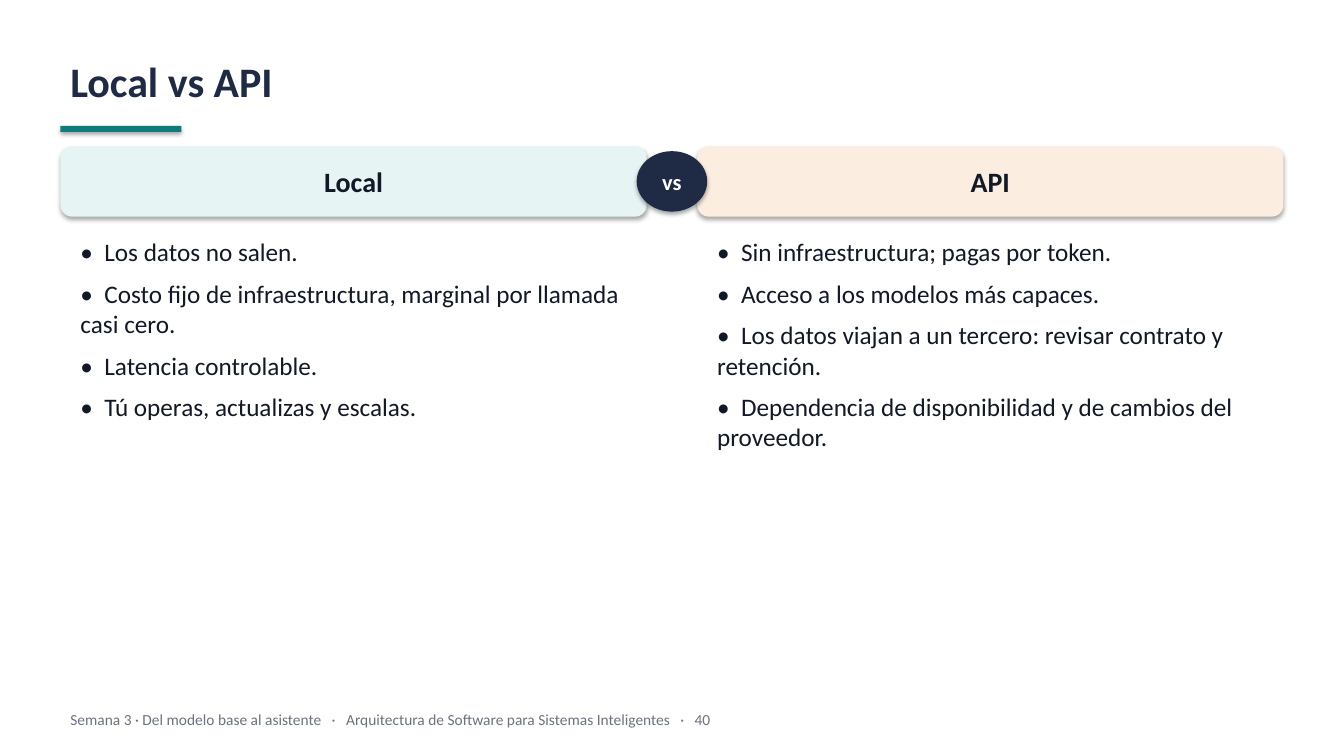
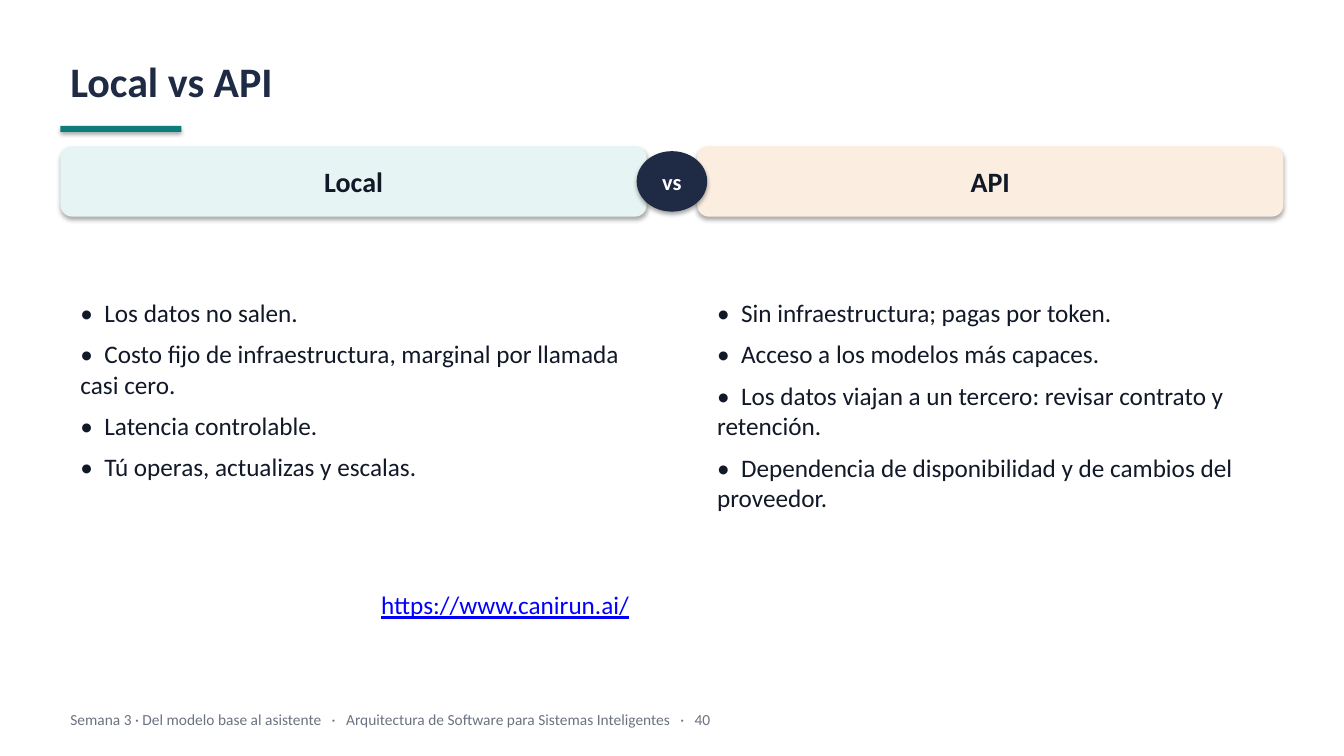
Before and after one commit to JunBarrs24/itm-maestria-llms, a slide deck: slide 38 of week-03/slides/week-03-slides.pptx (slide 39 before the commit). Drawn at 1344x756 pixels with LibreOffice and Linux fonts; fonts in the diff are those of the drawing. Boxes give left, top, right and bottom in pixels: in the first picture for what was removed or moved away, otherwise in the second. Text is boxed around its words. In the diff, an @@ line names an element or a change of style, - is before the commit and + after.

```diff
--- a/week-03/slides/week-03-slides.pptx
+++ b/week-03/slides/week-03-slides.pptx
@@ text "• Los datos no salen.": place and size @@
-text "• Los datos no salen." at [80,243,618,420]
+text "• Los datos no salen." at [80,304,618,480]
@@ text "• Sin infraestructura; pagas por ...": place and size @@
-text "• Sin infraestructura; pagas por ..." at [717,243,1233,450]
+text "• Sin infraestructura; pagas por ..." at [717,304,1233,511]
@@ text added at [381,596,629,619], 18 pt, text #0000FF, underline @@
+https://www.canirun.ai/
```
Also in this commit, not shown: 10 other slides changed, 3 slides removed, 2 other files.
